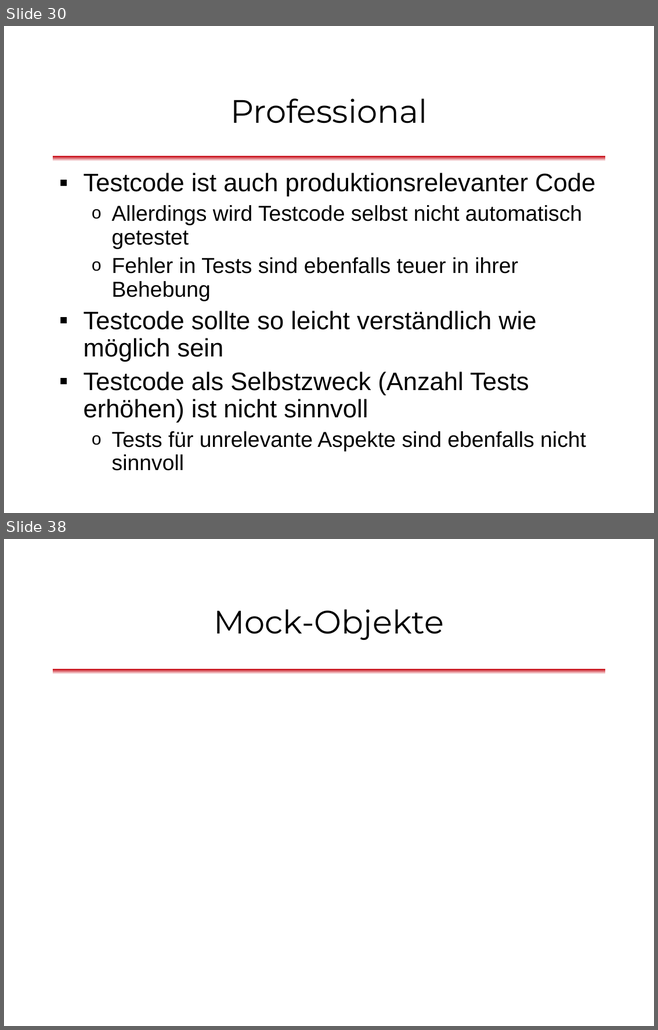
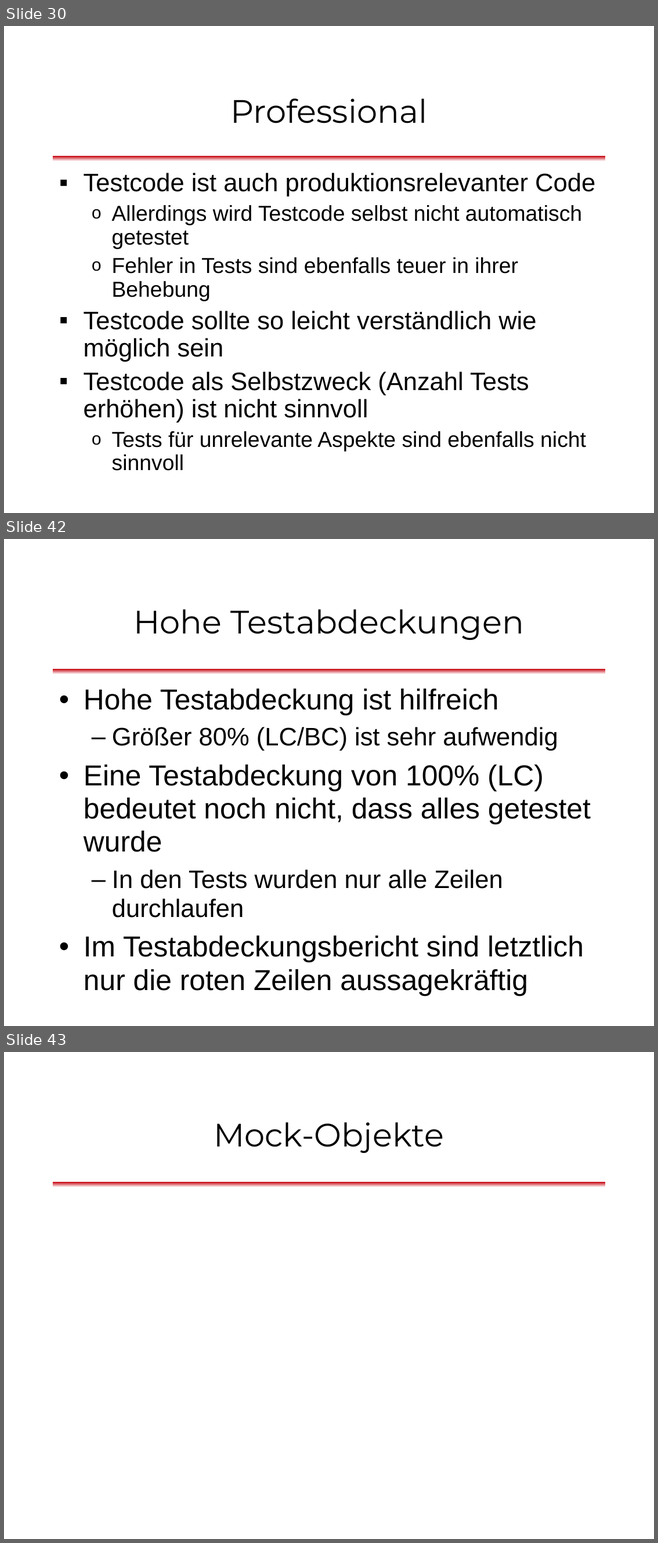
Before and after one commit to dlindner/vorlesung-se2-dhbw, a slide deck: added_2013/Unit Tests mit JUnit (2013).odp. Shown one above the other, each under a label of ours: slides 30 and 38 before the commit, slides 30, 42 and 43 after it; the slides between them are not shown. The pictures are 658x1030 and 658x1543 pixels, drawn with LibreOffice and Linux fonts; fonts in the diff are those of the drawing; background and template pictures are left out. Boxes give left, top, right and bottom in pixels: in the first picture for what was removed or moved away, otherwise in the second. Text is boxed around its words. In the diff, an @@ line names an element or a change of style, - is before the commit and + after.

Commit message:
Spezielle Testsituationen, Testabdeckung

```diff
--- a/added_2013/Unit Tests mit JUnit (2013).odp
+++ b/added_2013/Unit Tests mit JUnit (2013).odp
@@ slide 42 added at bbox=[4, 539, 654, 1026], background #FFFFFF; not listed: 1 template element that a slide beside it also shows @@
@@ title added at bbox=[133, 609, 524, 640], 36 pt, text #000000 @@
+Hohe Testabdeckungen
@@ text added at bbox=[83, 689, 590, 996], 32 pt, text #000000 @@
+• Hohe Testabdeckung ist hilfreich
+  – Größer 80% (LC/BC) ist sehr aufwendig
+• Eine Testabdeckung von 100% (LC) bedeutet noch nicht, dass alles getestet wurde
+  – In den Tests wurden nur alle Zeilen durchlaufen
+• Im Testabdeckungsbericht sind letztlich nur die roten Zeilen aussagekräftig
@@ what was slide 38 is now slide 43 @@
```
Also in this commit, not shown: 5 slides changed, 7 other slides added, 10 slides removed.
